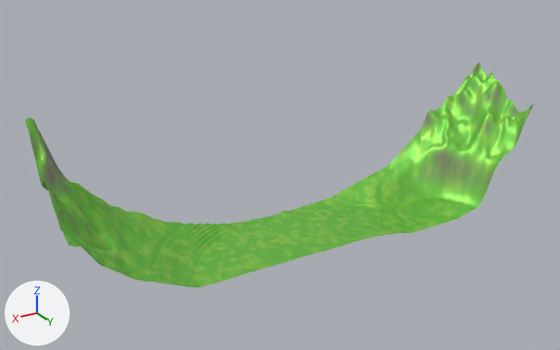
A saved change to the glTF model native/world/r/viridian_south/terrain.glb.
Rendered twice from a camera (50 mm lens) standing at (755.0, 1774.0, 722.0) and looking at (54.0, 606.0, 139.0). Lighting does not change. The marker at lower left points along +X, +Y and +Z. The older version comes first. Where no turn or scale is listed for an object, it has been applied to the vertices. Vertices at exactly the same position are counted once.

Before the edit, the objects in view are built like this:
```python
me_mesh_0 = bpy.data.meshes.new('Mesh_0')
me_mesh_0.from_pydata(...)  # 1681 vertices, 3200 faces; spans x -495.0..-315.0, y 540.0..720.0, z 3.0..271.0
me_mesh_0.materials.append(mat_material_0)
me_mesh_1 = bpy.data.meshes.new('Mesh_1')
me_mesh_1.from_pydata(...)  # 6581 vertices, 12800 faces; spans x -315.0..-135.0, y 540.0..720.0, z 1.0..107.0
me_mesh_1.materials.append(mat_material_0)
me_mesh_2 = bpy.data.meshes.new('Mesh_2')
me_mesh_2.from_pydata(...)  # 13841 vertices, 27200 faces; spans x -135.0..45.0, y 540.0..720.0, z 12.0..32.0
me_mesh_2.materials.append(mat_material_0)
me_mesh_4 = bpy.data.meshes.new('Mesh_4')
me_mesh_4.from_pydata(...)  # 1681 vertices, 3200 faces; spans x 225.0..405.0, y 540.0..720.0, z 20.0..161.0
me_mesh_4.materials.append(mat_material_0)
me_mesh_5 = bpy.data.meshes.new('Mesh_5')
me_mesh_5.from_pydata(...)  # 861 vertices, 1600 faces; spans x 405.0..495.0, y 540.0..720.0, z 79.0..311.0
me_mesh_5.materials.append(mat_material_0)
ob_terrain_0_1 = bpy.data.objects.new('terrain_0_1', me_mesh_0)
ob_terrain_0_1.location = (0.0, 0.0, 0.0)
ob_terrain_1_1 = bpy.data.objects.new('terrain_1_1', me_mesh_1)
ob_terrain_1_1.location = (0.0, 0.0, 0.0)
ob_terrain_2_1 = bpy.data.objects.new('terrain_2_1', me_mesh_2)
ob_terrain_2_1.location = (0.0, 0.0, 0.0)
ob_terrain_4_1 = bpy.data.objects.new('terrain_4_1', me_mesh_4)
ob_terrain_4_1.location = (0.0, 0.0, 0.0)
ob_terrain_5_1 = bpy.data.objects.new('terrain_5_1', me_mesh_5)
ob_terrain_5_1.location = (0.0, 0.0, 0.0)
# also in view: 'terrain_3_1' at (135.0, 630.0, 35.0)
```
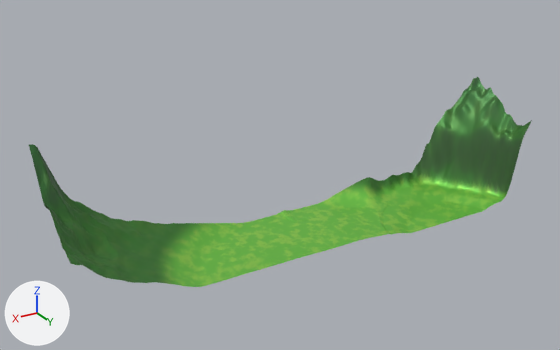
Where the change shows, as pixel boxes (x1, y1, x2, y2) in the pictures (560 x 350 px; the box of a moved part takes in the faces that stretch with it):
'terrain_0_1', reshaped, recoloured (9% shorter): before (408, 62, 534, 217); after (406, 77, 532, 218)
'terrain_4_1', reshaped, recoloured (darker, 18% shorter): before (88, 191, 229, 288); after (90, 208, 229, 287)
'terrain_5_1', reshaped, recoloured (13% shorter): before (25, 118, 128, 277); after (29, 144, 129, 282)
'terrain_1_1', reshaped (32% shorter): before (340, 144, 460, 234); after (340, 173, 459, 234)
part 1 of me_mesh_0, moved or reshaped: before (408, 62, 534, 217); after (406, 77, 532, 218)
part 2 of me_mesh_0, recoloured: before (411, 131, 512, 201); after (409, 173, 506, 212)
part 3 of me_mesh_0, recoloured: before (408, 62, 534, 150); after (406, 77, 532, 195)
part 4 of me_mesh_1, moved or reshaped: before (340, 144, 460, 219); after (340, 173, 459, 219)
part 5 of me_mesh_1, recoloured: before (340, 144, 428, 200); after (340, 173, 427, 202)
part 6 of me_mesh_4, moved or reshaped: before (88, 191, 203, 288); after (90, 208, 203, 287)
part 7 of me_mesh_4, recoloured (darker): before (88, 191, 193, 286); after (90, 208, 193, 286)
part 8 of me_mesh_5, moved or reshaped: before (25, 118, 128, 277); after (29, 144, 129, 282)
part 9 of me_mesh_5, recoloured: before (25, 118, 128, 277); after (29, 144, 129, 282)
part 10 of me_mesh_5, recoloured: before (29, 118, 92, 238); after (32, 145, 94, 252)

Diff of the bpy script that builds the scene:
```diff
--- a/native/world/r/viridian_south/terrain.glb.py
+++ b/native/world/r/viridian_south/terrain.glb.py
@@ me_mesh_0 @@
 # used by ob_terrain_0_1; location = (0.0, 0.0, 0.0)
-me_mesh_0.from_pydata(...)  # 1681 vertices, 3200 faces; spans x -495.0..-315.0, y 540.0..720.0, z 3.0..271.0
+me_mesh_0.from_pydata(...)  # 1681 vertices, 3200 faces; spans x -495.0..-315.0, y 540.0..720.0, z 1.0..238.0
+# me_mesh_0 part 1: 1681 of 1681 vertices moved; they spanned x -495.0..-315.0, y 540.0..720.0, z 3.0..271.0 and now span x -495.0..-315.0, y 540.0..720.0, z 1.0..238.0; mean shift (0.0, 0.0, -59.0)
+# me_mesh_0 part 2: 754 faces centred in x -447.0..-316.0, y 552.0..718.0, z 25.0..146.0 are repainted in the vertex colours; the middle colour goes from green #83c05b to green #79ca4c
+# me_mesh_0 part 3: 1650 faces centred in x -494.0..-316.0, y 542.0..718.0, z 100.0..265.0 are repainted in the vertex colours; the middle colour goes from green #7eca4e to dark green #467b3e
 me_mesh_0.materials.append(mat_material_0)
@@ me_mesh_1 @@
 # used by ob_terrain_1_1; location = (0.0, 0.0, 0.0)
-me_mesh_1.from_pydata(...)  # 6581 vertices, 12800 faces; spans x -315.0..-135.0, y 540.0..720.0, z 1.0..107.0
+me_mesh_1.from_pydata(...)  # 6581 vertices, 12800 faces; spans x -315.0..-135.0, y 540.0..720.0, z 1.0..51.0
+# me_mesh_1 part 4: 2145 of 6581 vertices moved; they spanned x -315.0..-135.0, y 540.0..720.0, z 1.0..107.0 and now span x -315.0..-135.0, y 540.0..720.0, z 1.0..51.0; mean shift (0.0, 0.0, -8.0); largest move (-315.0, 562.0, 92.0) -> (-315.0, 562.0, 15.0)
+# me_mesh_1 part 5: 792 faces centred in x -314.0..-136.0, y 542.0..615.0, z 20.0..103.0 are repainted in the vertex colours; the middle colour goes from green #76ca4b to green #6dbb47
 me_mesh_1.materials.append(mat_material_0)
@@ me_mesh_4 @@
 # used by ob_terrain_4_1; location = (0.0, 0.0, 0.0)
-me_mesh_4.from_pydata(...)  # 1681 vertices, 3200 faces; spans x 225.0..405.0, y 540.0..720.0, z 20.0..161.0
+me_mesh_4.from_pydata(...)  # 1681 vertices, 3200 faces; spans x 225.0..405.0, y 540.0..720.0, z 20.0..128.0
+# me_mesh_4 part 6: 1237 of 1681 vertices moved; they spanned x 225.0..405.0, y 540.0..720.0, z 20.0..161.0 and now span x 225.0..405.0, y 540.0..720.0, z 21.0..128.0; mean shift (0.0, 0.0, -7.0); largest move (405.0, 572.0, 152.0) -> (405.0, 572.0, 118.0)
+# me_mesh_4 part 7: 2456 faces centred in x 226.0..404.0, y 542.0..718.0, z 30.0..159.0 are repainted in the vertex colours; the middle colour goes from green #77cb4b to green #448036
 me_mesh_4.materials.append(mat_material_0)
@@ me_mesh_5 @@
 # used by ob_terrain_5_1; location = (0.0, 0.0, 0.0)
-me_mesh_5.from_pydata(...)  # 861 vertices, 1600 faces; spans x 405.0..495.0, y 540.0..720.0, z 79.0..311.0
+me_mesh_5.from_pydata(...)  # 861 vertices, 1600 faces; spans x 405.0..495.0, y 540.0..720.0, z 70.0..266.0
+# me_mesh_5 part 8: 861 of 861 vertices moved; they spanned x 405.0..495.0, y 540.0..720.0, z 79.0..311.0 and now span x 405.0..495.0, y 540.0..720.0, z 70.0..266.0; mean shift (0.0, 0.0, -31.0)
+# me_mesh_5 part 9: 1274 faces centred in x 406.0..494.0, y 542.0..718.0, z 80.0..308.0 are repainted in the vertex colours; the middle colour goes from green #78ca4c to green #407e36
+# me_mesh_5 part 10: 326 faces centred in x 430.0..494.0, y 542.0..668.0, z 121.0..307.0 are repainted in the vertex colours; the middle colour goes from green #85b366 to dark green #43793f
 me_mesh_5.materials.append(mat_material_0)
```
